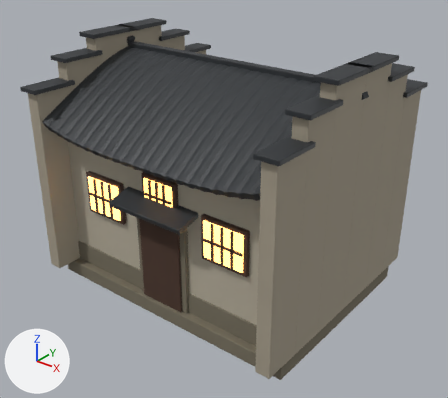
One commit to the glTF model whale-frontend/platform-apps/whale-showcase/public/assets/house_small.glb: the scene before it, then after it.
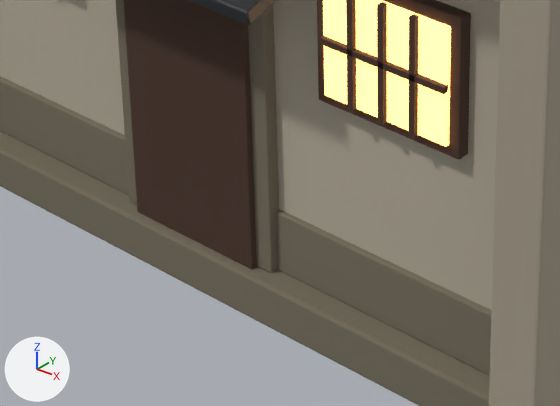
Old and new are each drawn whole from a camera (50 mm lens) standing at (8.45, -10.64, 8.69) and looking at (0.16, -0.28, 2.27) and again close up on the part from 22% to 62% of the width and 57% to 89% of the height. The axes (+X, +Y, +Z) are drawn at lower left. The lights are the same throughout. The last two pictures show the newer version. Vertices at exactly the same position are counted once.

Names of what the first close-up shows: 'house_small'.
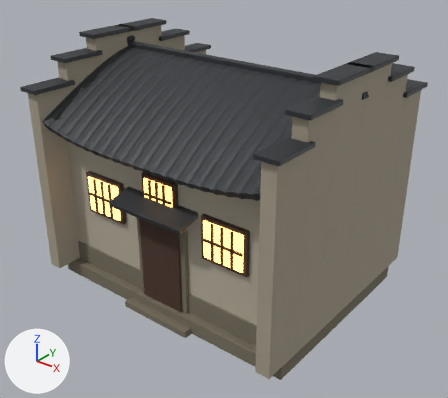
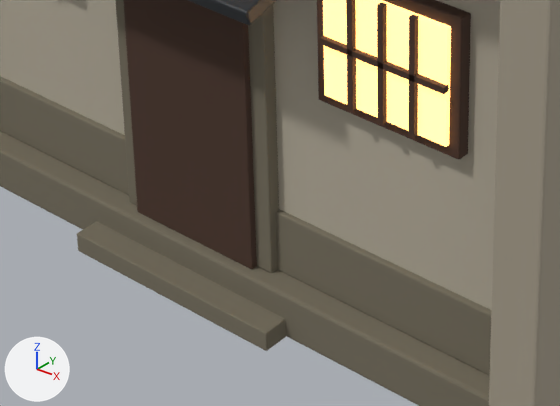
Changed parts and their boxes (x1, y1, x2, y2) in the close-ups (560 x 406 px):
part 1 of me_cube, added
    after: (77, 221, 286, 351)

The change, as a diff of the scene's bpy script:
```diff
--- a/whale-frontend/platform-apps/whale-showcase/public/assets/house_small.glb.py
+++ b/whale-frontend/platform-apps/whale-showcase/public/assets/house_small.glb.py
@@ me_cube @@
 # used by ob_house_small; location = (0.0, 0.0, 0.18)
-me_cube.from_pydata(...)  # 4656 vertices, 9100 faces; spans x -3.44..3.44, y -2.98..2.98, z -0.18..5.69
+me_cube.from_pydata(...)  # 4712 vertices, 9208 faces; spans x -3.44..3.44, y -2.98..2.98, z -0.18..5.69
+# me_cube part 1: the loose piece of 56 vertices spanning x -3.33..3.33, y -2.42..2.42, z -0.18..0.18 is copied, and the copy is scaled about its middle by (0.285, 0.0681, 0.441), then moved by (0.0, -2.46, -0.1); it spans x -0.95..0.95, y -2.63..-2.29, z -0.18..-0.02
 me_cube.materials.append(mat_stonebase)
```
